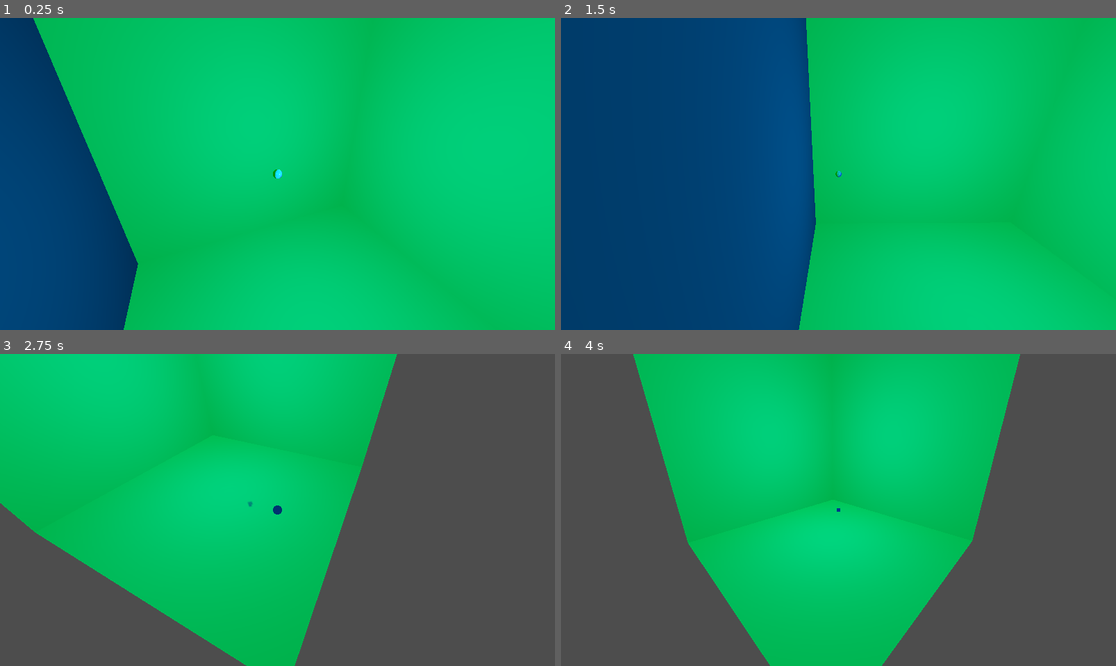
Above: before the commit, frames 1-4 (two rows, left to right).
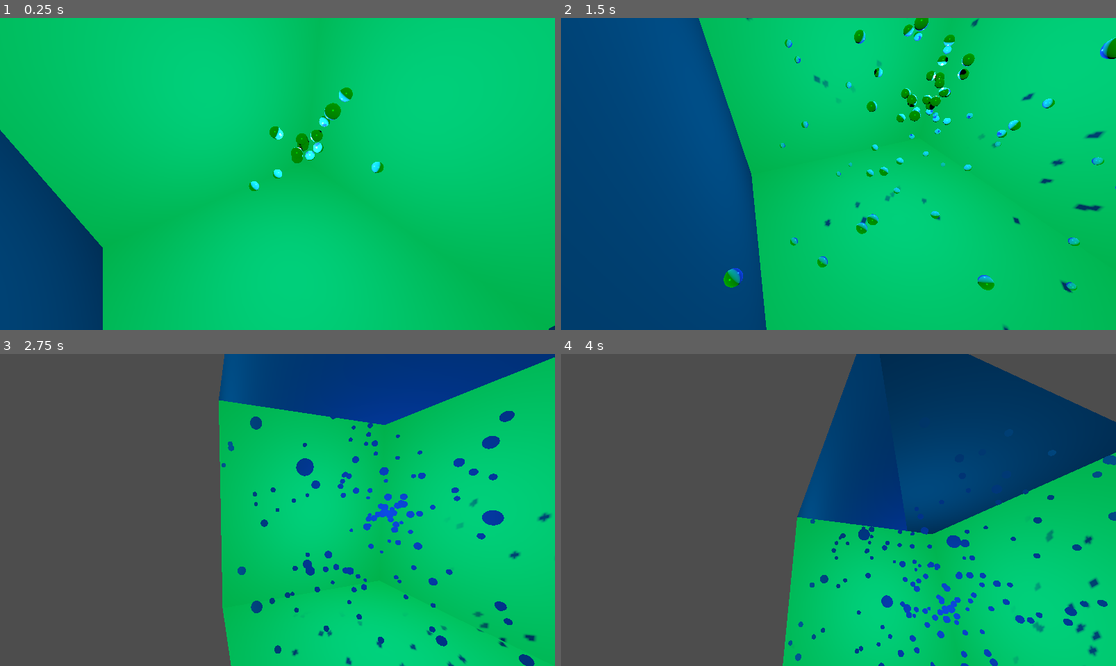
Above: after the commit, the same moments.

Repository: kasworld/gd4game3d
Game: Godot game, scene res://main.tscn
The game is run twice, just before and just after one commit, with the same random seed, the same clock (stepped at 60 frames per second) and the same inputs.
Inputs:
- Up to frame 1 (0.25 s): no input
- Up to frame 2 (1.5 s): no input
- Up to frame 3 (2.75 s): no input
- Up to frame 4 (4 s): no input

The runs differ from the first frame. In frame 1, 10% of the frame differs, in the area x 0-100%, y 0-100%; in frame 2, 25%; in frame 3, 74%; in frame 4, 67%.

Commit message:
many ball

Diff:
--- a/main.gd
+++ b/main.gd
@@ -1,7 +1,22 @@
 extends Node3D
 
+var ball_scene = preload("res://ball/ball.tscn")
+
+const BALL_COUNT = 1000
+var ball_list = []
+var b_box :AABB
 func _ready() -> void:
 	$DirectionalLight3D.look_at(Vector3.ZERO)
-	var b_box = AABB( $BoundBox.position -$BoundBox.size/2, $BoundBox.size)
-	$Ball.init( b_box, Vector3.ZERO )
-	$MovingCamera.init( b_box, Vector3.ZERO, $Ball )
+	b_box = AABB( $BoundBox.position -$BoundBox.size/2, $BoundBox.size)
+	add_ball()
+	$MovingCamera.init( b_box, Vector3.ZERO, ball_list[0] )
+
+func add_ball()->void:
+	var ball = ball_scene.instantiate()
+	ball.init( b_box, Vector3.ZERO )
+	ball_list.append(ball)
+	add_child(ball)
+
+func _process(delta: float) -> void:
+	if ball_list.size() < BALL_COUNT:
+		add_ball()
--- a/main.tscn
+++ b/main.tscn
@@ -1,7 +1,6 @@
-[gd_scene load_steps=5 format=3 uid="uid://c7o2uicaj4xv7"]
+[gd_scene load_steps=4 format=3 uid="uid://c7o2uicaj4xv7"]
 
 [ext_resource type="Script" path="res://main.gd" id="1_nnvt2"]
-[ext_resource type="PackedScene" uid="uid://cy34xu36jq84y" path="res://ball/ball.tscn" id="2_f5siy"]
 [ext_resource type="PackedScene" uid="uid://cpm7kd6k102e" path="res://moving_camera/moving_camera.tscn" id="3_81qi8"]
 
 [sub_resource type="StandardMaterial3D" id="StandardMaterial3D_t38wf"]
@@ -34,6 +33,4 @@
 size = Vector3(100, 100, 100)
 material = SubResource("StandardMaterial3D_t38wf")
 
-[node name="Ball" parent="." instance=ExtResource("2_f5siy")]
-
 [node name="MovingCamera" parent="." instance=ExtResource("3_81qi8")]
